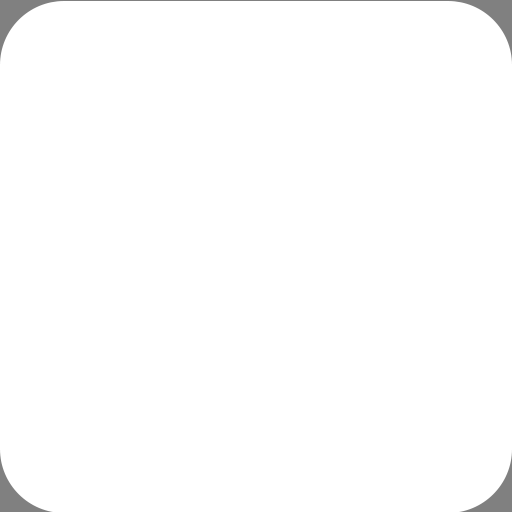
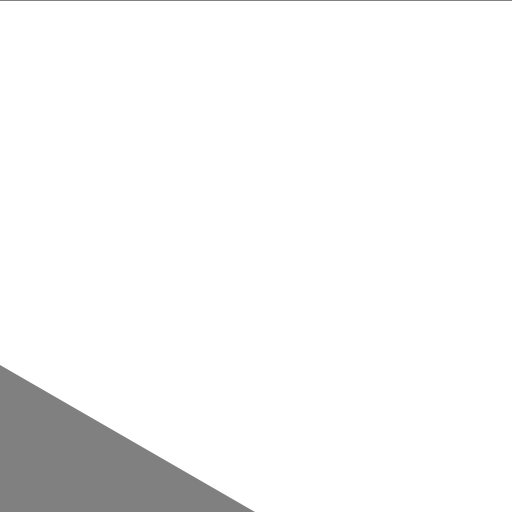
Revision of a layered 512px x 512px image; what changed, layer by layer:
hid "Rounded Square" over (0, 1, 512, 512)
showed "Square", painted on it, masked it over (0, 1, 512, 512)
